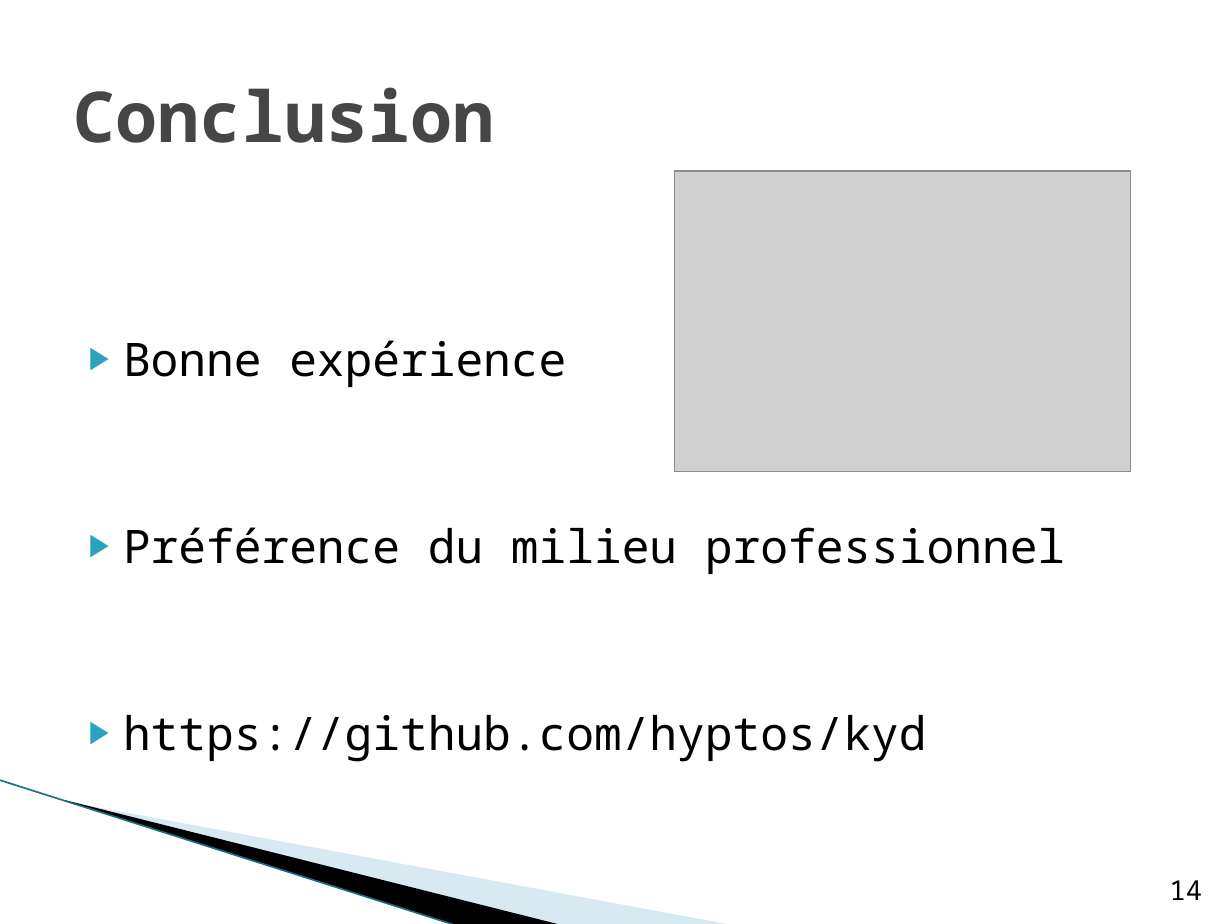
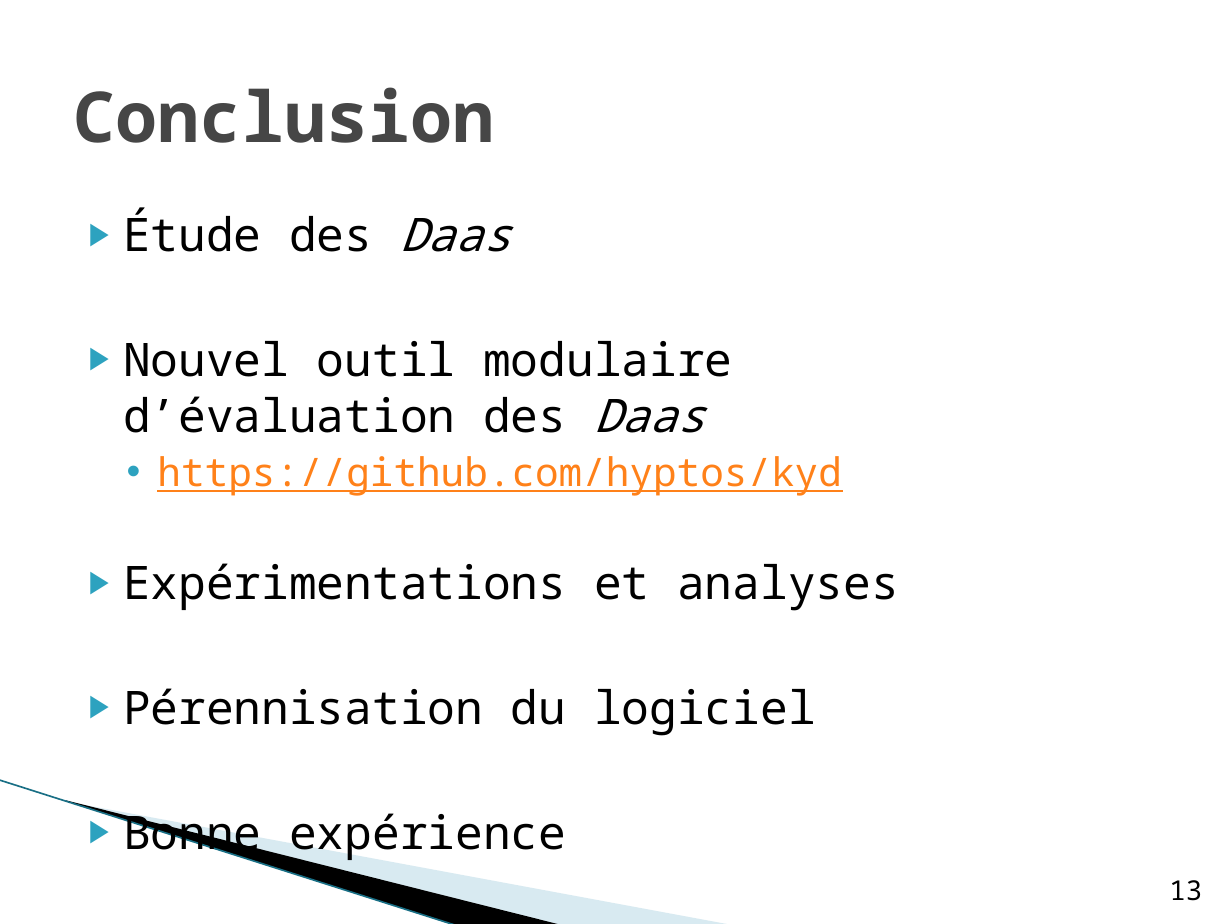
Before and after one commit to hyptos/kyd, a slide deck: slide 13 of docs/TER.pptx (slide 14 before the commit). Drawn at 1232x924 pixels with LibreOffice and Linux fonts; fonts in the diff are those of the drawing; grey boxes stand for pictures; background and template pictures are left out. Boxes give left, top, right and bottom in pixels: in the first picture for what was removed or moved away, otherwise in the second. Text is boxed around its words. In the diff, an @@ line names an element or a change of style, - is before the commit and + after.

```diff
--- a/docs/TER.pptx
+++ b/docs/TER.pptx
@@ picture removed at (x1=674, y1=171, x2=1130, y2=472) @@
@@ text at (x1=123, y1=216, x2=899, y2=736): paragraphs added @@
+▶ Étude des Daas
+▶ Nouvel outil modulaire
+  d’évaluation des Daas
+  • https://github.com/hyptos/kyd
+▶ Expérimentations et analyses
+▶ Pérennisation du logiciel
@@ text at (x1=123, y1=527, x2=1065, y2=762): paragraphs removed @@
-▶ Préférence du milieu professionnel
-▶ https://github.com/hyptos/kyd
@@ page number at (x1=1169, y1=880, x2=1202, y2=901): text changed @@
-14
+13
```
Also in this commit, not shown: 11 other slides changed, 1 slide added, 3 slides removed.
